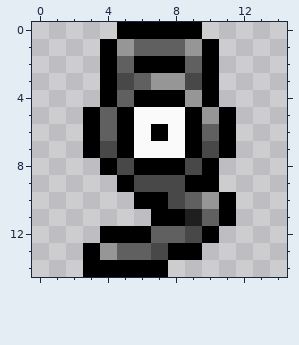
File history of a pixel-art sprite, icon.png. Above: the version before the commit.
The file is 15x15 pixels.
After the commit:
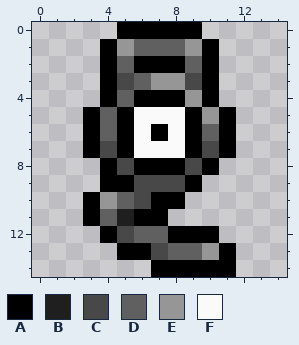
Palette (. is transparent): A #000000  B #1f1f1f  C #484848  D #606060  E #969696  F #fafafa
Change:
{"y":9,"x":4,"old":".","new":"A"}
{"y":9,"x":10,"old":"A","new":"."}
{"y":10,"x":3,"old":"...A","new":"AEDC"}
{"y":10,"x":8,"old":"CDEA","new":"A..."}
{"y":11,"x":3,"old":"....","new":"ADBA"}
{"y":11,"x":8,"old":"ABDA","new":"...."}
{"y":12,"x":5,"old":"AA","new":"CD"}
{"y":12,"x":8,"old":"DC","new":"AA"}
{"y":13,"x":3,"old":"AEDD","new":"..AA"}
{"y":13,"x":8,"old":"AA..","new":"DDEA"}
{"y":14,"x":3,"old":"AAAA","new":"...."}
{"y":14,"x":8,"old":"....","new":"AAAA"}
